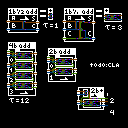
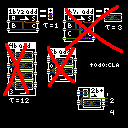
Layered file, before and after one edit (w=128, h=128). Changes by layer:
added layer "Clown" above "Background" over [3, 5, 123, 106]
